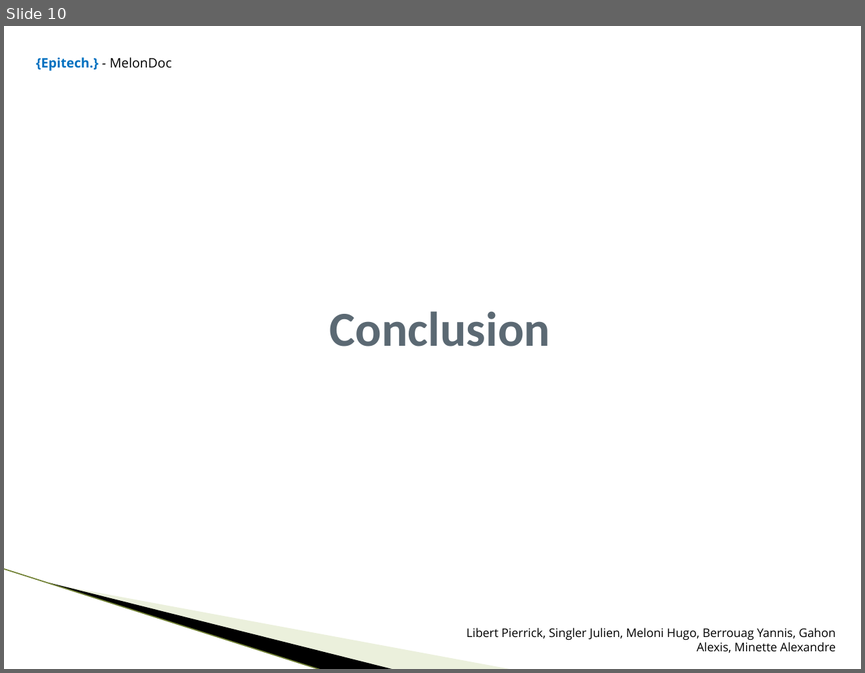
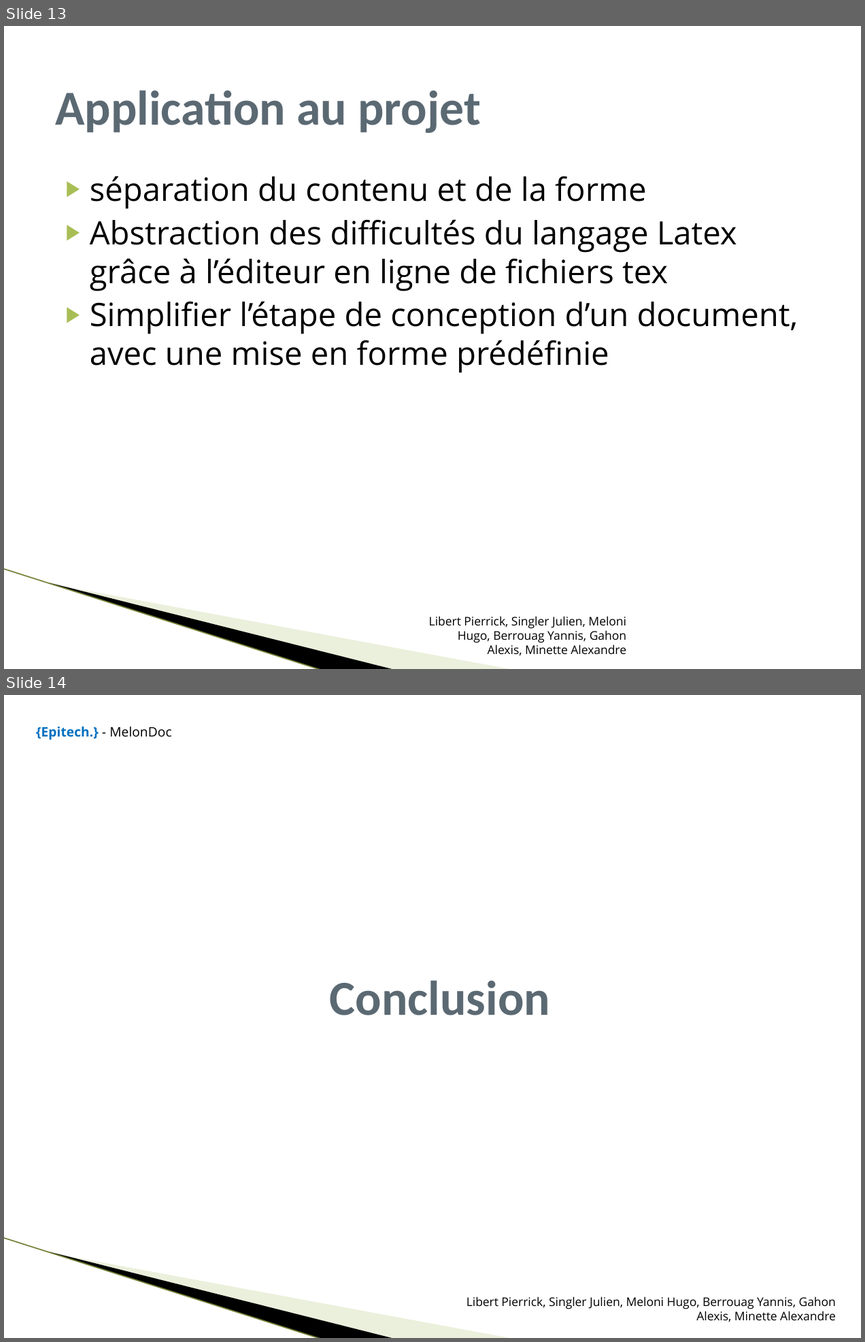
Before and after one commit to alex-min/melondoc, a slide deck: Documentation MelonDoc/Presentation_MelonDoc.pptx. Shown one above the other, each under a label of ours: slide 10 before the commit, slides 13 and 14 after it. The pictures are 865x673 and 865x1342 pixels, drawn with LibreOffice and Linux fonts; fonts in the diff are those of the drawing; background and template pictures are left out. Boxes give left, top, right and bottom in pixels: in the first picture for what was removed or moved away, otherwise in the second. Text is boxed around its words. In the diff, an @@ line names an element or a change of style, - is before the commit and + after.

```diff
--- a/Documentation MelonDoc/Presentation_MelonDoc.pptx
+++ b/Documentation MelonDoc/Presentation_MelonDoc.pptx
@@ slide 13 added at (4, 26, 861, 669), background #FFFFFF; not listed: 3 template elements that a slide beside it also shows @@
@@ title added at (55, 90, 480, 133), 41 pt, text #5B6973, bold @@
+Application au projet
@@ text added at (90, 176, 798, 373), 27 pt, text #000000 @@
+▶ séparation du contenu et de la forme
+▶ Abstraction des difficultés du langage Latex grâce à l’éditeur en ligne de fichiers tex
+▶ Simplifier l’étape de conception d’un document, avec une mise en forme prédéfinie
@@ text added at (429, 616, 626, 656), 10 pt, text #000000 @@
+Libert Pierrick, Singler Julien, Meloni Hugo, Berrouag Yannis, Gahon Alexis, Minette Alexandre
@@ what was slide 10 is now slide 14 @@
```
Also in this commit, not shown: 1 slide changed, 3 other slides added.
